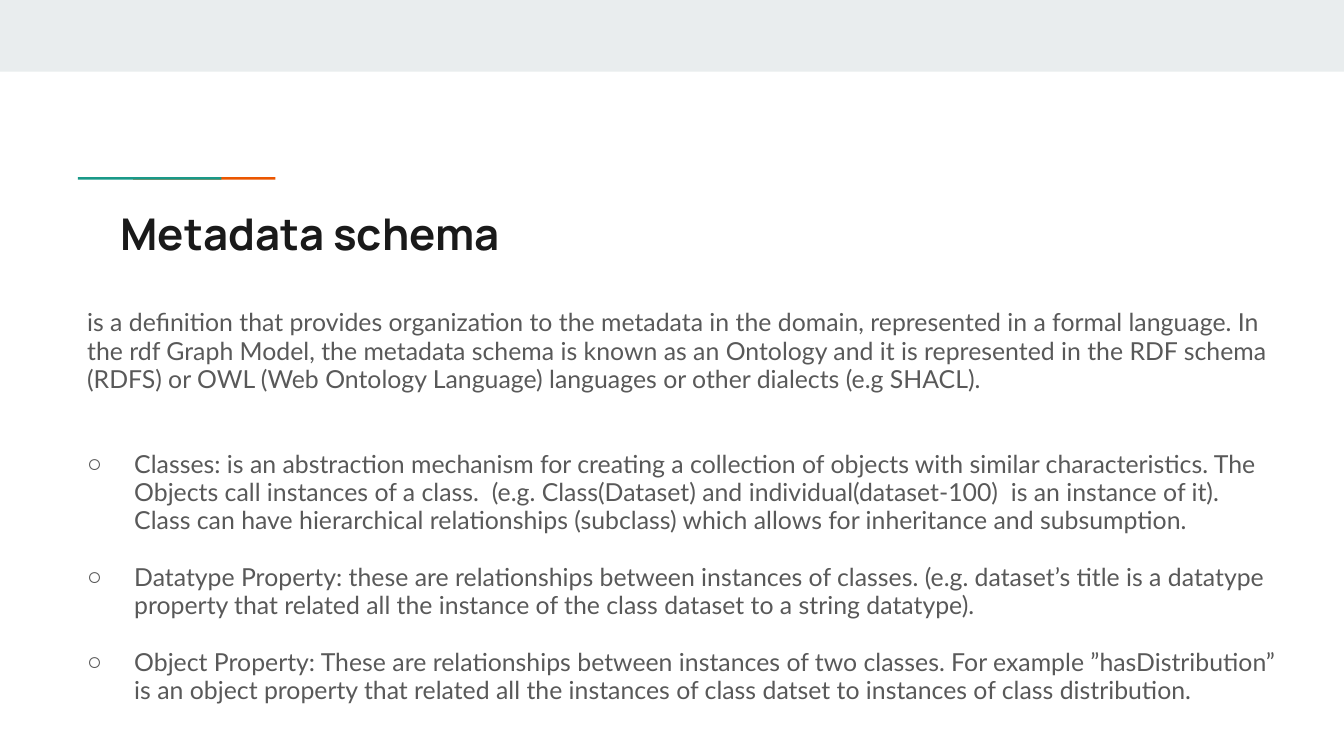
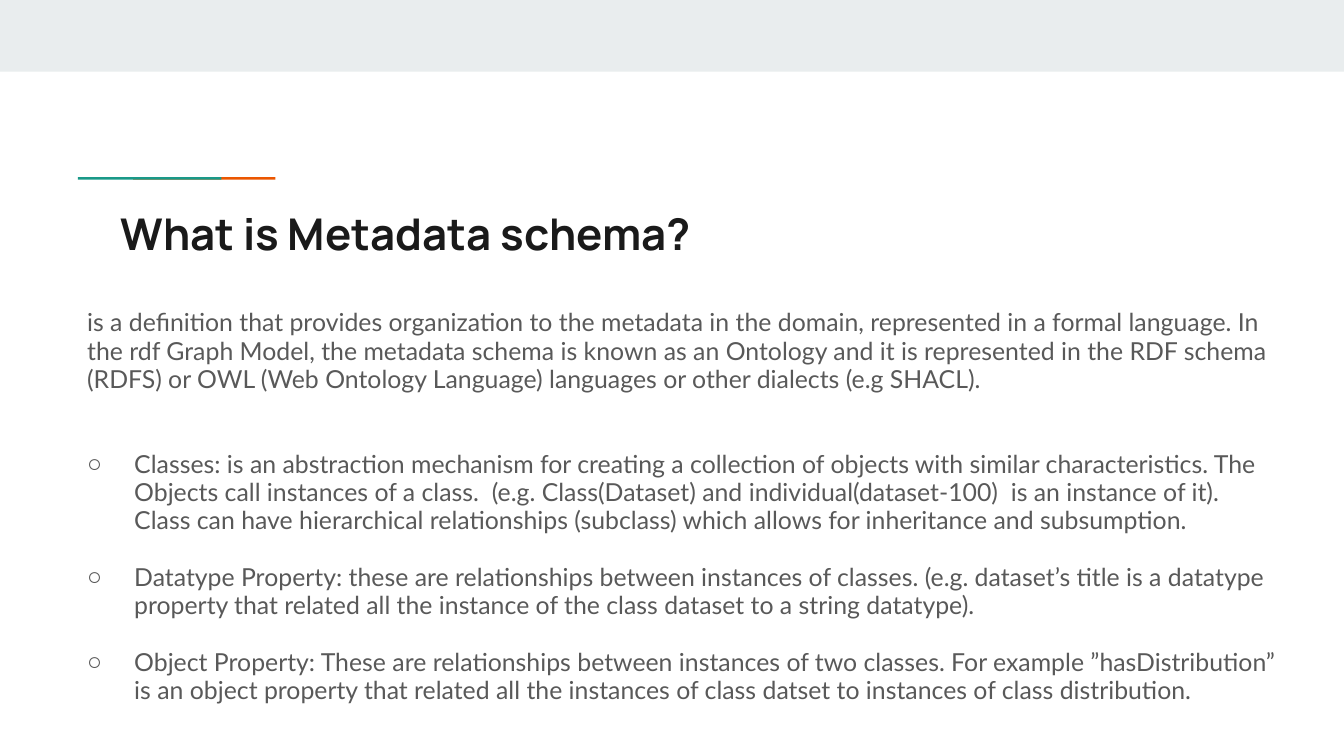
Before and after one commit to Health-RI/health-ri-metadata, a slide deck: slide 5 of Presentations/[DRAFT]HRI_Metadata_Schema_ImagingGroup_KickOff.pptx. Drawn at 1344x756 pixels with LibreOffice and Linux fonts; fonts in the diff are those of the drawing. Boxes give left, top, right and bottom in pixels: in the first picture for what was removed or moved away, otherwise in the second. Text is boxed around its words. In the diff, an @@ line names an element or a change of style, - is before the commit and + after.

```diff
--- a/Presentations/[DRAFT]HRI_Metadata_Schema_ImagingGroup_KickOff.pptx
+++ b/Presentations/[DRAFT]HRI_Metadata_Schema_ImagingGroup_KickOff.pptx
@@ title at bbox=[121, 218, 691, 251]: text changed @@
-Metadata schema
+What is Metadata schema?
```
Also in this commit, not shown: 8 other slides changed, 2 slides added.
